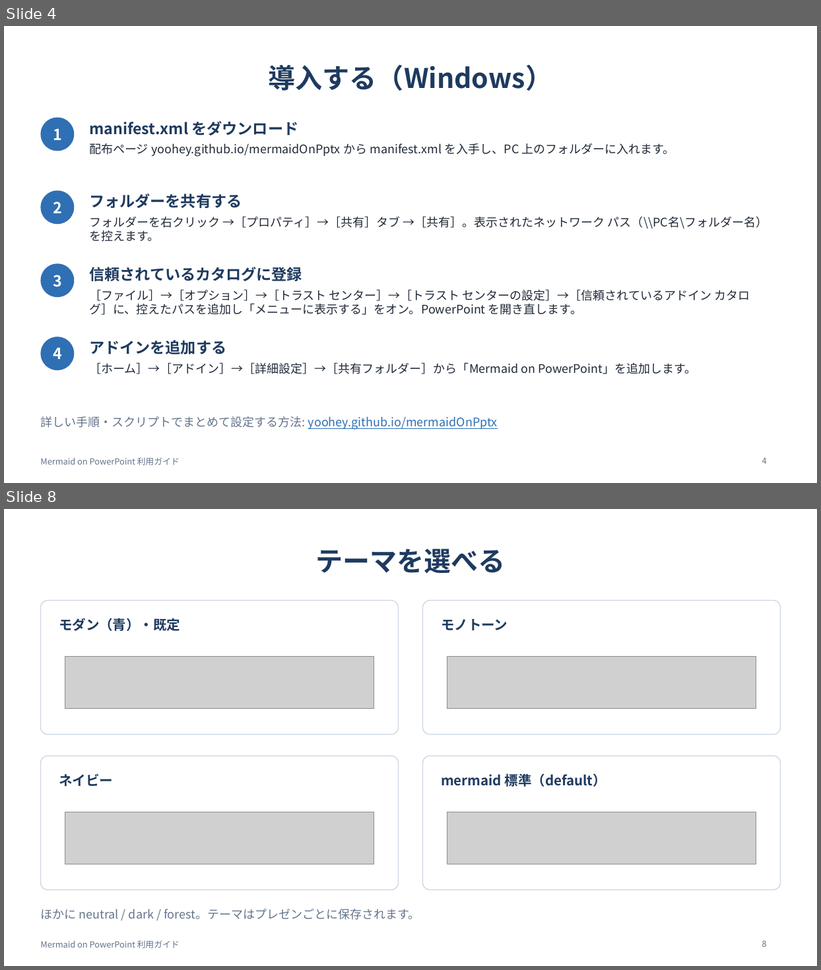
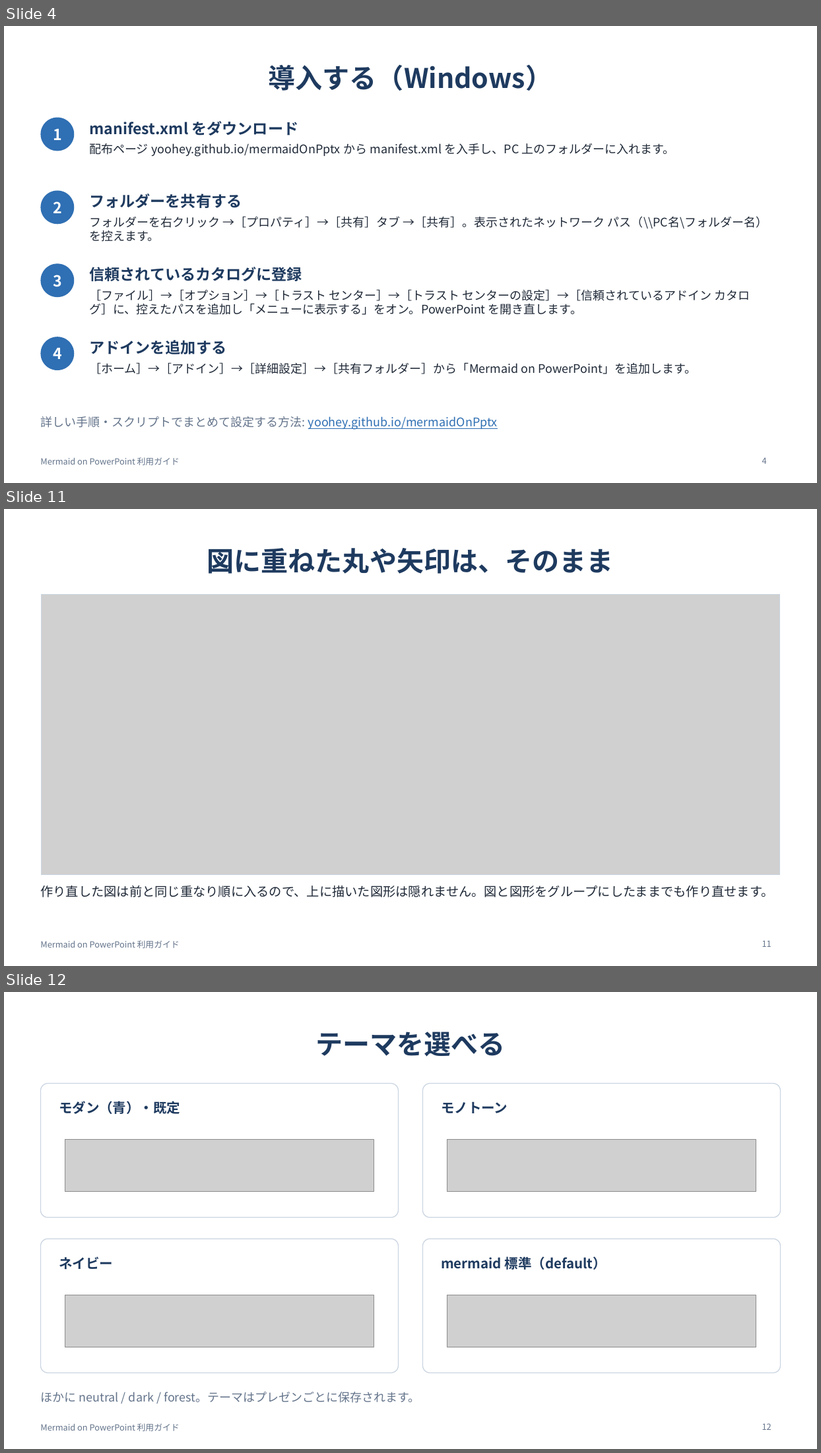
Before and after one commit to yoohey/mermaidOnPptx, a slide deck: site/guide.pptx. Shown one above the other, each under a label of ours: slides 4 and 8 before the commit, slides 4, 11 and 12 after it; the slides between them are not shown. The pictures are 821x970 and 821x1453 pixels, drawn with LibreOffice and Linux fonts; fonts in the diff are those of the drawing; grey boxes stand for pictures. Boxes give left, top, right and bottom in pixels: in the first picture for what was removed or moved away, otherwise in the second. Text is boxed around its words. In the diff, an @@ line names an element or a change of style, - is before the commit and + after.

```diff
--- a/site/guide.pptx
+++ b/site/guide.pptx
@@ slide 11 added at (4, 509, 817, 966), background #FFFFFF; not listed: 1 template element that a slide beside it also shows @@
@@ title added at (207, 548, 614, 574), 32 pt, text #1E3A5F, bold @@
+図に重ねた丸や矢印は、そのまま
@@ picture added at (41, 594, 780, 875) @@
@@ rectangle added at (41, 594, 780, 875), outline #CBD5E1 0.75 pt @@
@@ text added at (40, 886, 774, 898), 15 pt, text #1F2937 @@
+作り直した図は前と同じ重なり順に入るので、上に描いた図形は隠れません。図と図形をグループにしたままでも作り直せます。
@@ page number added at (762, 941, 772, 947), 10 pt, text #64748B @@
+11
@@ what was slide 8 is now slide 12 @@
@@ page number at (762, 1424, 772, 1430): text changed @@
-8
+12
```
Also in this commit, not shown: 5 slides changed, 3 other slides added, 28 other files.
